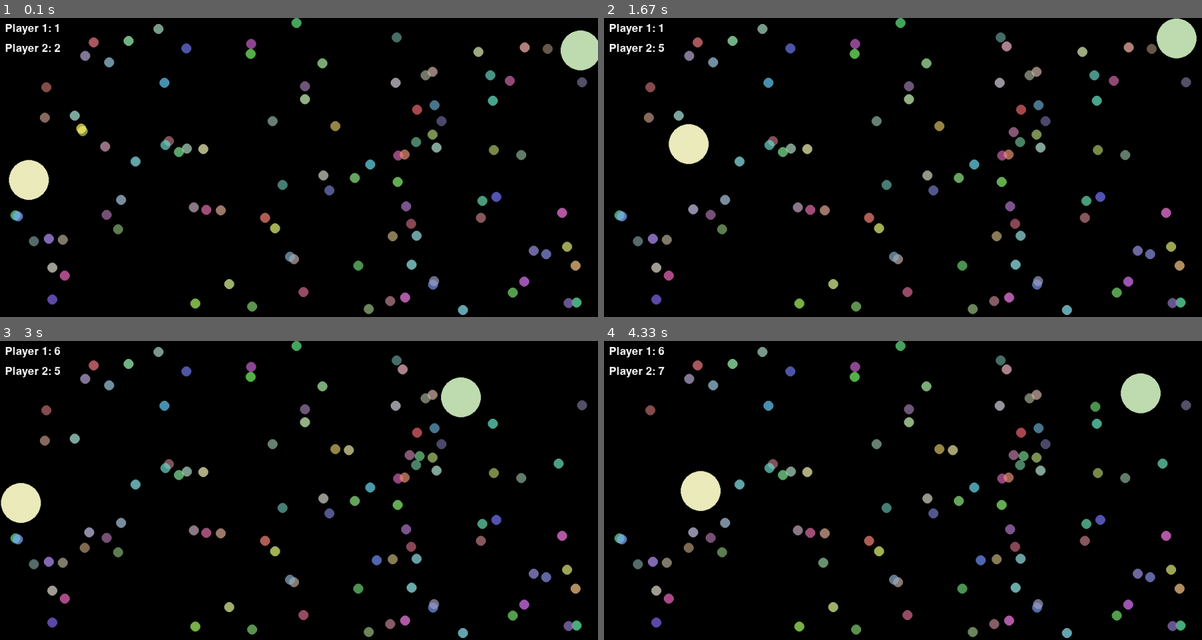
Above: before the commit, frames 1-4 (two rows, left to right).
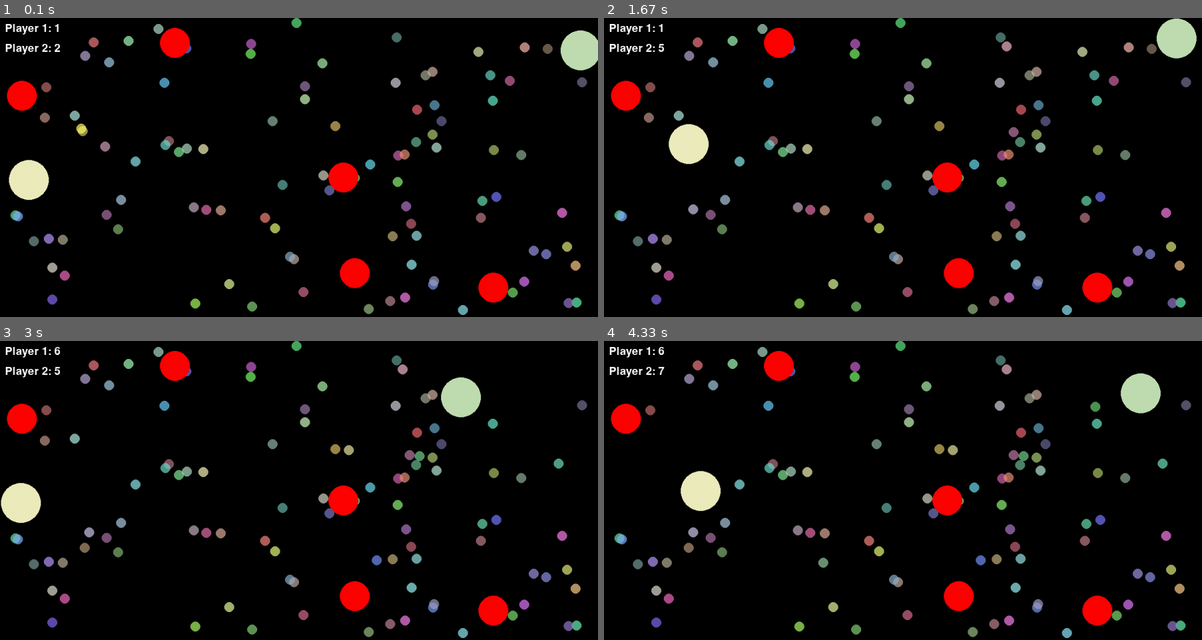
Above: after the commit, the same moments.

Repository: SeanMcReynolds/SimplePygame
Game: pygame game, started from game.py
Two runs of this game, one before a commit and one after it. Both use one fixed random seed, a clock stepped at 60 frames per second and the inputs below.
Inputs:
- Up to frame 1 (0.1 s): no input
- Up to frame 2 (1.67 s): hold Right 0.33-0.8 s; hold Up 0.83-1.13 s; hold W 0.83-1.13 s; hold Right 1.17-1.63 s; hold D 1.17-1.63 s
- Up to frame 3 (3 s): hold Left 1.67-2.2 s; hold A 1.67-2.2 s; hold Down 2.23-2.53 s; hold S 2.23-2.53 s; hold Left 2.57-2.97 s; hold A 2.57-2.97 s
- Up to frame 4 (4.33 s): hold Up 3-3.37 s; hold W 3-3.37 s; hold Right 3.4-4.03 s; hold D 3.4-4.03 s; hold Down from 4.07 s (still down); hold S from 4.07 s (still down)

The runs differ from the first frame. In frame 1, 2.0% of the frame differs, in the area x 1-85%, y 3-96%; in frame 2, 2.0%; in frame 3, 2.0%; in frame 4, 2.0%.

Commit message:
finished

Diff:
--- a/game.py
+++ b/game.py
@@ -1,4 +1,4 @@
-import pygame, sys, random, math
+import pygame, sys, random, math, time
 
 def random_color():
     return (random.randint(100,255),random.randint(100,255),random.randint(100,255), 180)
@@ -36,10 +36,33 @@
     def relocate(self):
         self.rect.center = (random.randint(10,1190),random.randint(10,590))
 
-class Food(pygame.sprite.Sprite):
+class Obsticle(pygame.sprite.Sprite):
+    def __init__(self,x,y, color):
+        super(Obsticle, self).__init__()
+        self.count = 0
+        self.image = pygame.Surface((100,100), pygame.SRCALPHA, 32)
+        self.color = "red"
+        self.image.convert_alpha()
+        self.image.fill(color)
+        self.radius = 30
+        self.image = pygame.Surface((self.radius*2, self.radius*2), pygame.SRCALPHA, 32)
+        self.image = self.image.convert_alpha()
+        pygame.draw.circle(self.image, self.color, (self.radius, self.radius), self.radius)
+        self.rect = self.image.get_rect(center = (random.randint(40,1190),random.randint(40,590)))
+
+    def collision(self, other):
+        if math.dist((self.rect.center), (other.rect.center)) <= self.radius + other.radius:
+            return True
+        else:
+            return False
+
+    def relocate(self):
+        self.rect.center = (random.randint(10,1190),random.randint(10,590))
+
+class Point(pygame.sprite.Sprite):
     # Constructor
     def __init__(self):
-        super(Food, self).__init__()
+        super(Point, self).__init__()
         self.color = random_color()
         self.radius = 10
         self.image = pygame.Surface((self.radius*2, self.radius*2), pygame.SRCALPHA, 32)
@@ -53,30 +76,58 @@
     def __init__(self, screen):
         self.screen = screen
         self.player1_score = 0
+        #self.player1_lives = 3
         self.player2_score = 0
+        #self.player2_lives = 3
         self.font = pygame.font.Font(None, 32)
 
     def draw(self):
         p1_score_text = self.font.render(f"Player 1: {self.player1_score}", True, (255, 255, 255))
+        #p1_life_text = self.font.render(f"Player 1 lives: {self.player1_lives}", True, (255, 255, 255))
         p2_score_text = self.font.render(f"Player 2: {self.player2_score}", True, (255, 255, 255))
+        #p2_life_text = self.font.render(f"Player 2 lives: {self.player1_lives}", True, (255, 255, 255))
         self.screen.blit(p1_score_text, (10, 10))
+        #self.screen.blit(p1_life_text, (1000, 10))
         self.screen.blit(p2_score_text, (10, 50))
+        #self.screen.blit(p2_life_text, (1000, 50))
 
     def increase_player1_score(self, points):
         self.player1_score += points
 
+    #def decrease_player1_lives(self, life):
+        #self.player1_lives -= life
+
     def increase_player2_score(self, points):
         self.player2_score += points
+
+    #def decrease_player2_lives(self, life):
+        #self.player2_lives -= life
 
     def p1_win(self):
         player_1_win = self.font.render(f"Player 1 Wins!", True, (255, 255, 255))
         text_rect = player_1_win.get_rect(center=(1200/2, 600/2))
         self.screen.blit(player_1_win, text_rect)
 
+        while True:
+            for event in pygame.event.get():
+                if event.type == pygame.QUIT:
+                    pygame.quit()
+                    quit()
+            pygame.display.update()
+            clock.tick(15)
+
     def p2_win(self):
         player_2_win = self.font.render(f"Player 2 Wins!", True, (255, 255, 255))
         text_rect = player_2_win.get_rect(center=(1200/2, 600/2))
         self.screen.blit(player_2_win, text_rect)
+
+        while True:
+            for event in pygame.event.get():
+                if event.type == pygame.QUIT:
+                    pygame.quit()
+                    quit()
+            pygame.display.update()
+            clock.tick(15)
 
 
 
@@ -93,9 +144,9 @@
 # Create clock to later control frame rate
 clock = pygame.time.Clock()
 
-meals = pygame.sprite.Group()
+points = pygame.sprite.Group()
 for i in range(100):
-    meals.add(Food())
+    points.add(Point())
 
 p1 = Player(1100,300, solid_rand_color())
 p2 = Player(100,300, solid_rand_color())
@@ -103,9 +154,14 @@
 players.add(p1)
 players.add(p2)
 
+obsticles = pygame.sprite.Group()
+for x in range(5):
+    obsticles.add(Obsticle(1100,300,"red"))
+
 objects = pygame.sprite.Group()
-objects.add(meals)
+objects.add(points)
 objects.add(players)
+objects.add(obsticles)
 
 scoreboard = Scoreboard(screen)
 
@@ -155,10 +211,10 @@
 
 
     for player in players:
-        food_collisions = pygame.sprite.spritecollide(player, meals, True)
-        for food in food_collisions:
-            new_food = Food()
-            meals.add(new_food)
+        point_collisions = pygame.sprite.spritecollide(player, points, True)
+        for point in point_collisions:
+            new_point = Point()
+            points.add(new_point)
             if player == p1:
                 scoreboard.increase_player1_score(1)
             elif player == p2:
@@ -167,14 +223,39 @@
             if player != other and player.rect.colliderect(other.rect):
                 screen.fill((255,0,0))
                 player.relocate()
+        obsticle_collision = pygame.sprite.spritecollide(player, obsticles, True)
+        for obsticle in obsticle_collision:
+            time.sleep(1)
+            obsticle.relocate()
+            if player == p1:
+                scoreboard.p2_win()
+                pygame.quit()
+                sys.exit()
+            elif player == p2:
+                scoreboard.p1_win()
+                pygame.quit()
+                sys.exit()
         if scoreboard.player1_score >= 100:
             scoreboard.p1_win()
         if scoreboard.player2_score >= 100:
             scoreboard.p2_win()
 
-    meals.draw(screen)
+
+                #if player == p1:
+                    #scoreboard.decrease_player2_lives(1)
+                    #if scoreboard.player1_lives == 2:
+                        #p1.relocate()
+                    #elif scoreboard.player1_lives == 1:
+                        #p1.relocate()
+                    #else:
+                        #scoreboard.p2_win()
+                #elif player == p2:
+                    #scoreboard.decrease_player1_lives(1)
+
+    points.draw(screen)
     players.draw(screen)
     scoreboard.draw()
+    obsticles.draw(screen)
 
     # Update the display
     pygame.display.update()
